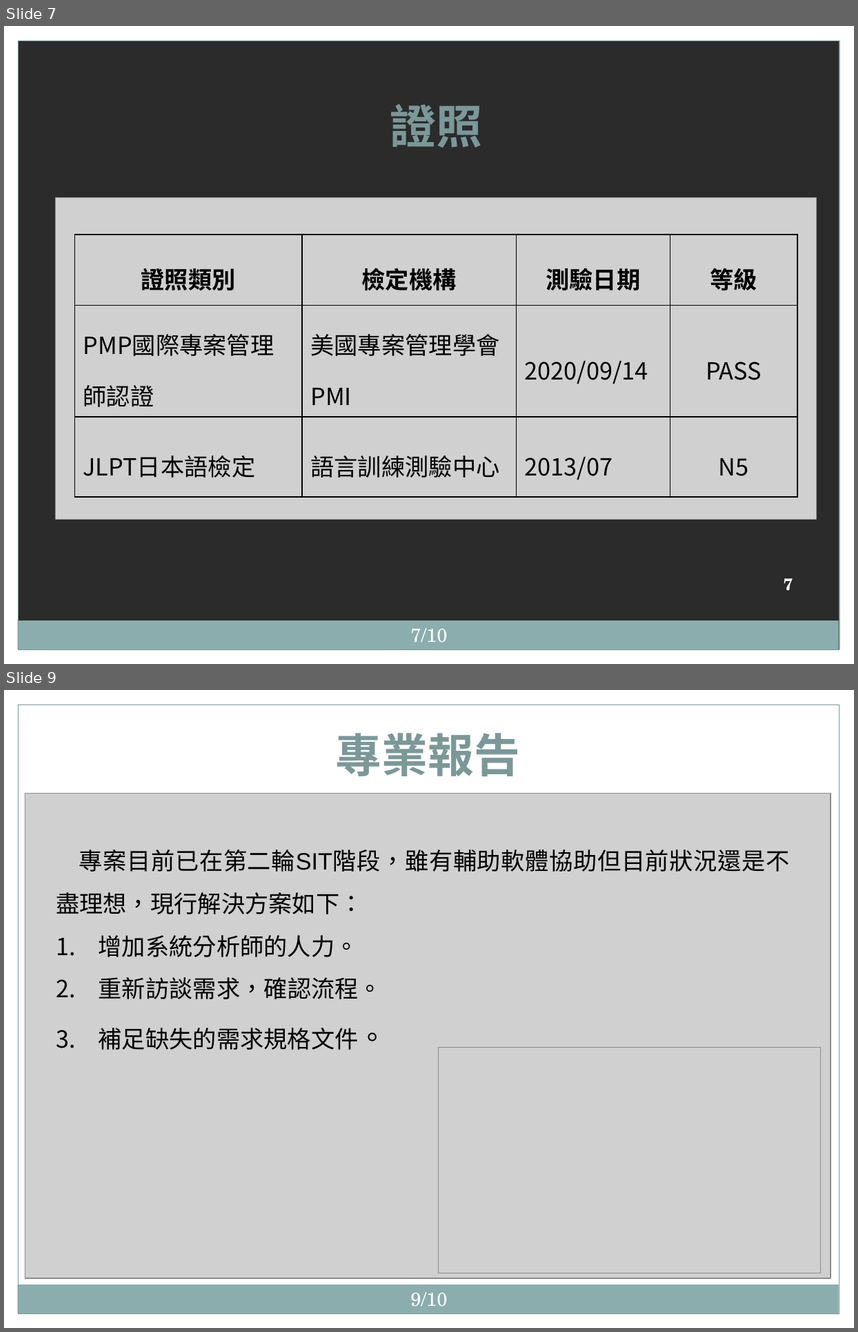
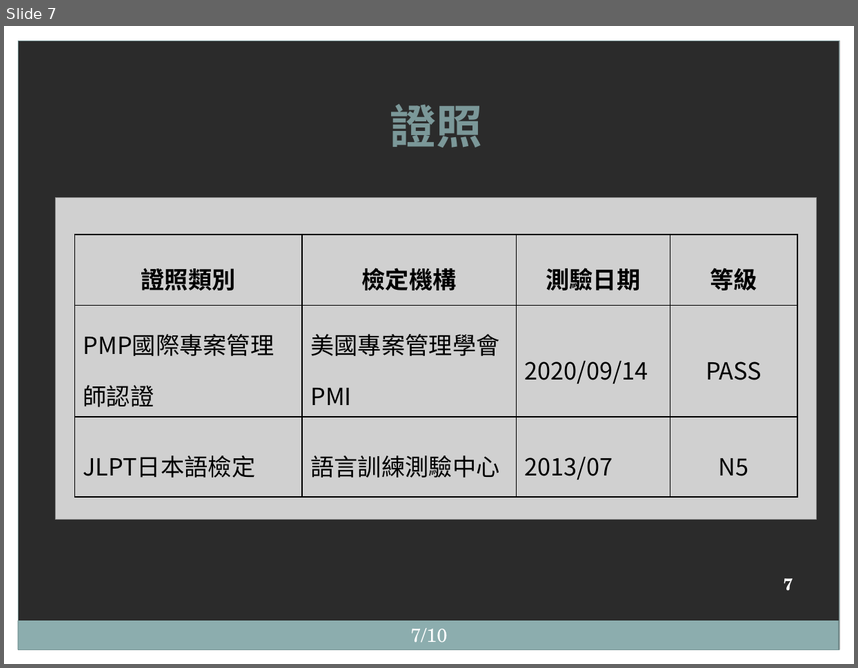
Before and after one commit to hrne/FINAL_REPORT, a slide deck: twu/面試/數據通信分公司_附件CHK-01簡報_1100427_涂宇欣.pptx. Shown one above the other, each under a label of ours: slides 7 and 9 before the commit, slide 7 after it; the slides between them are not shown. The pictures are 858x1332 and 858x668 pixels, drawn with LibreOffice and Linux fonts; fonts in the diff are those of the drawing; grey boxes stand for pictures; background and template pictures are left out; a plain dark background stands for a picture behind light text. Boxes give left, top, right and bottom in pixels: in the first picture for what was removed or moved away, otherwise in the second. Text is boxed around its words. In the diff, an @@ line names an element or a change of style, - is before the commit and + after.

```diff
--- a/twu/面試/數據通信分公司_附件CHK-01簡報_1100427_涂宇欣.pptx
+++ b/twu/面試/數據通信分公司_附件CHK-01簡報_1100427_涂宇欣.pptx
@@ slide 9 removed at box(4, 690, 854, 1328), background picture (left out); not listed: 5 template elements that a slide beside it also shows @@
@@ title removed at box(336, 733, 520, 776) @@
-專業報告
@@ picture removed at box(25, 793, 831, 1279) @@
@@ text removed at box(56, 849, 790, 1049) @@
-專案目前已在第二輪SIT階段，雖有輔助軟體協助但目前狀況還是不盡理想，現行解決方案如下：
-1. 增加系統分析師的人力。
-2. 重新訪談需求，確認流程。
-3. 補足缺失的需求規格文件。
@@ picture removed at box(439, 1047, 821, 1272) @@
@@ page number removed at box(410, 1292, 447, 1306) @@
-9/10
```
Also in this commit, not shown: 3 slides changed, 1 slide added.
